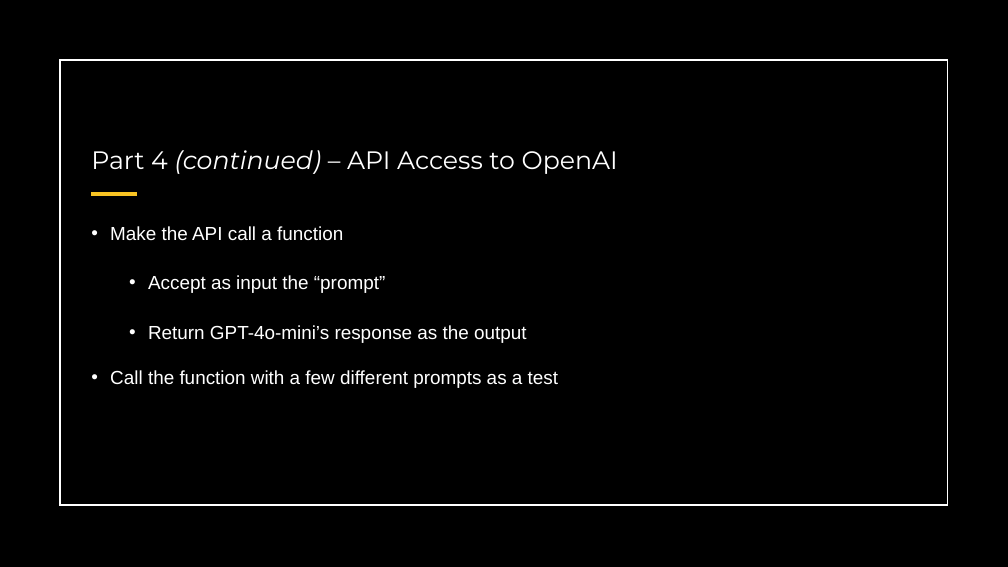
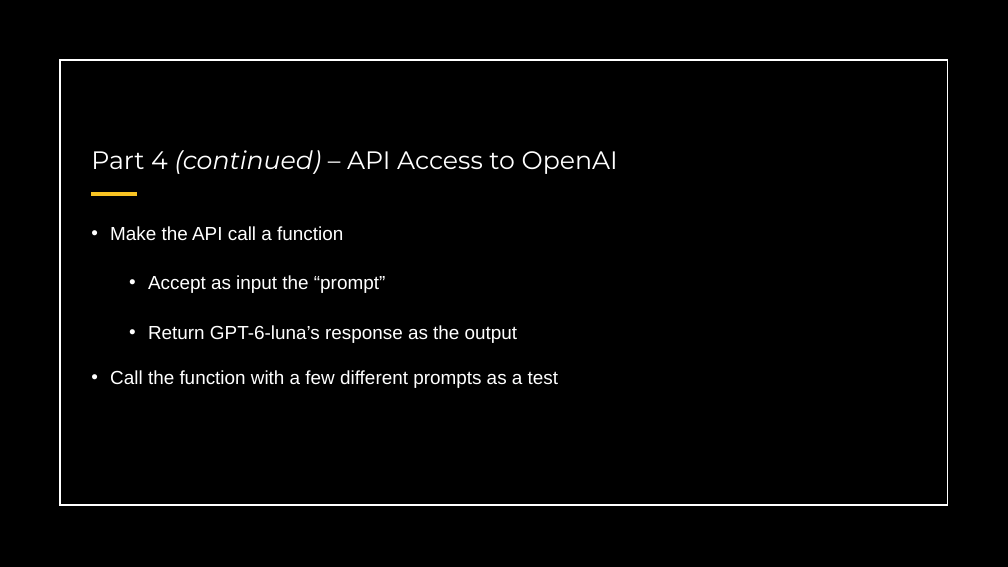
Before and after one commit to WynM167/MAN7916, a slide deck: slide 25 of slides/corpuscollection.pptx. Drawn at 1008x567 pixels with LibreOffice and Linux fonts; fonts in the diff are those of the drawing. Boxes give left, top, right and bottom in pixels: in the first picture for what was removed or moved away, otherwise in the second. Text is boxed around its words. In the diff, an @@ line names an element or a change of style, - is before the commit and + after.

```diff
--- a/slides/corpuscollection.pptx
+++ b/slides/corpuscollection.pptx
@@ text at (148, 325, 518, 343): text changed @@
-  • Return GPT-4o-mini’s response as the output
+  • Return GPT-6-luna’s response as the output
```
Also in this commit, not shown: 3 other slides changed, 1 slide removed, 1 other file.
